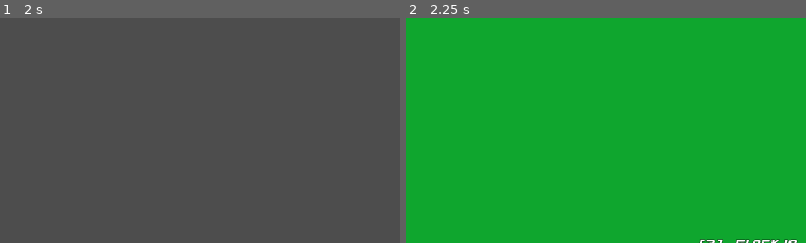
Above: before the commit, frames 1-2 (left to right).
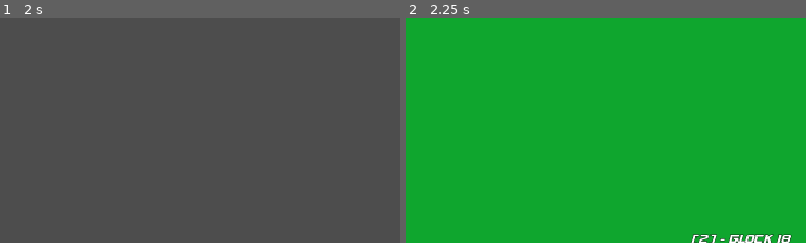
Above: after the commit, the same moments.

Repository: StormLight14/pew-pew-io
Game: Godot game, scene res://multiplayer/multiplayer.tscn
Same seed, same stepped clock (60 frames per second), same inputs: the game is played once before the commit and once after it.
Inputs (mouse positions are % of the whole screen's width and height, from its top left):
- Up to frame 1 (2 s): click (58, 3) at 0.52 s; type "Alex" at 0.6 s; click "Host Game" at 1.25 s
- Up to frame 2 (2.25 s): click "Start Game" at 2 s
The pictures show only the part of the screen within x 49-99%, y 50-100%; the shares and areas given below are measured in that part.

Frame 1 is identical in both runs. In frame 2, 0.8% of the frame differs, in the area x 71-98%, y 96-100%.

Commit message:
fix bug with counting round wins

Diff:
--- a/GameValues.gd
+++ b/GameValues.gd
@@ -64,10 +64,8 @@
 	for level in get_tree().get_nodes_in_group("Level"):
 		if alive_players[0] == 0 and bomb_active == false: # all T's are dead, bomb is offw
 			level.start_post_round("CT")
-			rounds_won[1] += 1
 		elif alive_players[1] == 0: # all CT's are dead
 			level.start_post_round("T")
-			rounds_won[0] += 1
 
 	if victim_team == "T":
 		players[victim_id].items = Items.default_t_items
--- a/level/level.tscn
+++ b/level/level.tscn
@@ -201,6 +201,7 @@
 
 [node name="MessageLine" type="LineEdit" parent="GameUI/InGameUI"]
 unique_name_in_owner = true
+layout_mode = 0
 offset_left = 15.0
 offset_top = 608.0
 offset_right = 350.0
@@ -323,8 +324,6 @@
 anchors_preset = 15
 anchor_right = 1.0
 anchor_bottom = 1.0
-offset_right = 544.0
-offset_bottom = 40.0
 grow_horizontal = 2
 grow_vertical = 2
 theme = ExtResource("3_ynjfq")
@@ -438,6 +437,7 @@
 
 [node name="MoneyUI" type="CenterContainer" parent="GameUI/InGameUI"]
 unique_name_in_owner = true
+layout_mode = 0
 offset_right = 79.0
 offset_bottom = 40.0
 theme = ExtResource("3_ynjfq")
@@ -455,10 +455,10 @@
 anchor_top = 1.0
 anchor_right = 1.0
 anchor_bottom = 1.0
-offset_left = -200.0
-offset_top = -45.0
-offset_right = 8.0
-offset_bottom = 74.0
+offset_left = -209.0
+offset_top = -52.0
+offset_right = -1.0
+offset_bottom = 67.0
 grow_horizontal = 0
 grow_vertical = 0
 theme = ExtResource("3_ynjfq")
